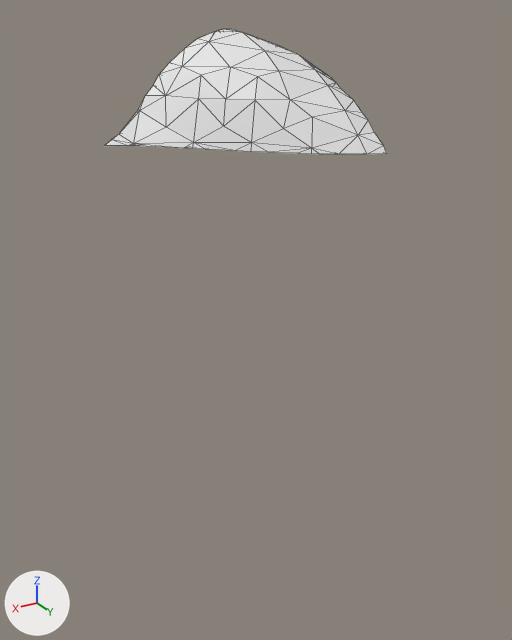
One commit to the glTF model assets/terrain/surface_pieces/surf_18_3.glb: the scene before it, then after it.
Both versions are drawn from a 50 mm camera at (-9.36, 106.32, -17.19) aimed at (-17.55, 92.66, -24.02). The axes (+X, +Y, +Z) are drawn at lower left. The lights are the same throughout. The older version comes first. Mesh edges are drawn as thin lines. Where no turn or scale is listed for an object, it has been applied to the vertices.

Names of what the first picture shows: 'geometry_0'.
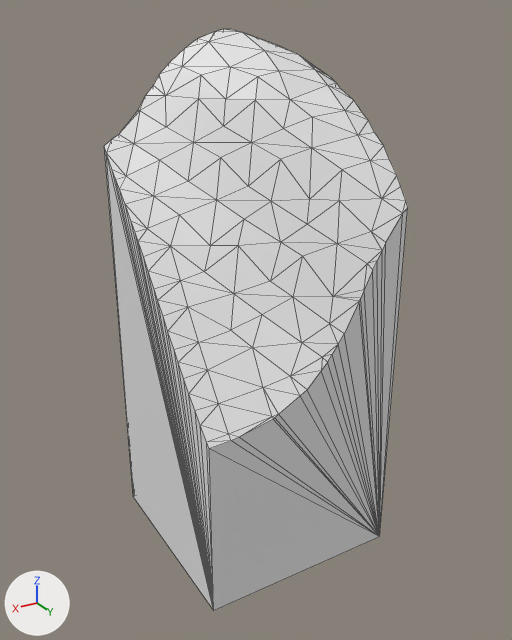
What the commit changed:
me_geometry_0 is used by ob_geometry_0; location (0.0, 0.0, 0.0).
me_geometry_0 had 83 vertices, 162 faces and spanned x -20.0..-15.0, y 90.0..94.19, z -20.0..-17.5.
me_geometry_0 now has 163 vertices, 322 faces and spans x -20.0..-15.0, y 90.0..95.0, z -30.0..-17.5.
Part 1, on me_geometry_0:
14 vertices are removed from x -20.0..-15.0, y 90.0..94.19, z -20.0.
70 faces are deleted.
4 vertices move from x -17.84..-15.48, y 90.28..92.71, z -20.0 to x -18.01..-15.0, y 90.13..92.96, z -20.28..-20.14.
94 vertices are added at x -20.0..-15.0, y 90.0..95.0, z -30.0..-20.11.
230 new faces join them.

Changed parts and their boxes [x1, y1, x2, y2] in the pictures (512 x 640 px):
'geometry_0', reshaped (7% wider, 363% taller)
    before: [104, 29, 387, 154]
    after: [104, 29, 408, 611]
part 1 of me_geometry_0, built on
    before: [104, 135, 387, 154]
    after: [104, 135, 408, 611]
